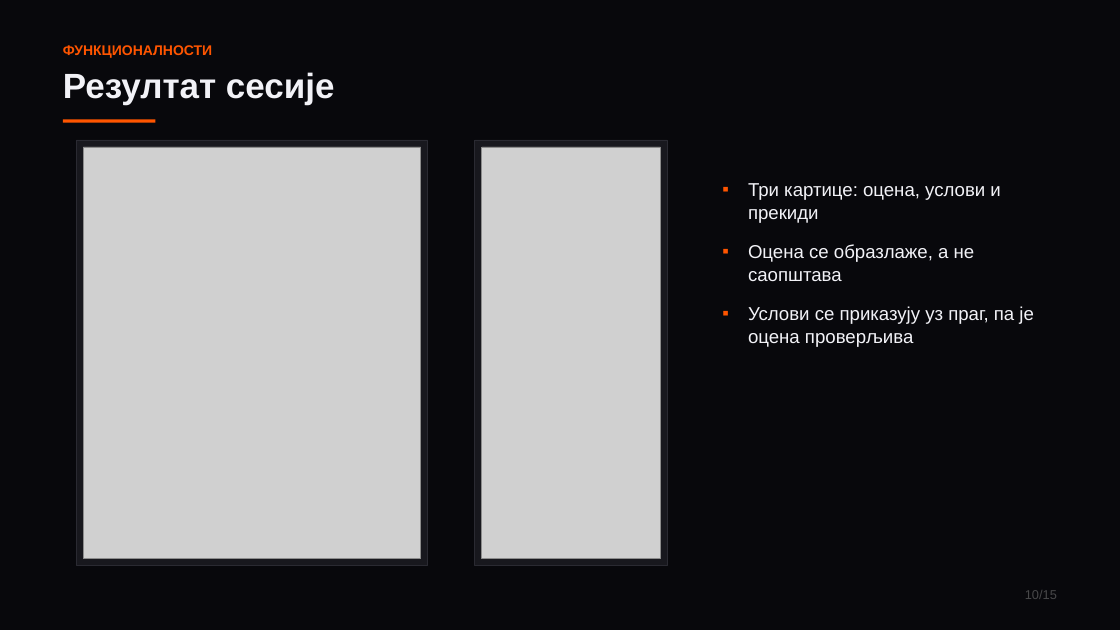
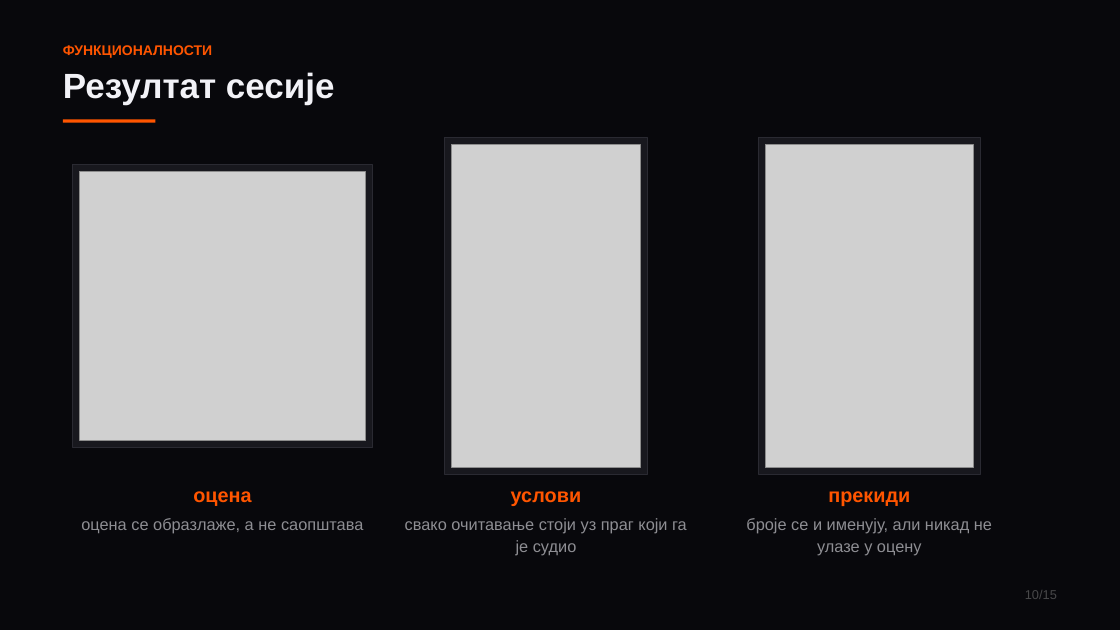
Before and after one commit to grabad1/pmu, a slide deck: slide 10 of rad/FocusGuard-prezentacija.pptx. Drawn at 1120x630 pixels with LibreOffice and Linux fonts; fonts in the diff are those of the drawing; grey boxes stand for pictures. Boxes give left, top, right and bottom in pixels: in the first picture for what was removed or moved away, otherwise in the second. Text is boxed around its words. In the diff, an @@ line names an element or a change of style, - is before the commit and + after.

```diff
--- a/rad/FocusGuard-prezentacija.pptx
+++ b/rad/FocusGuard-prezentacija.pptx
@@ rectangle resized from (x1=475, y1=140, x2=667, y2=566) to (x1=445, y1=138, x2=648, y2=476) @@
@@ picture resized from (x1=482, y1=147, x2=661, y2=559) to (x1=452, y1=145, x2=640, y2=468) @@
@@ rectangle added at (x1=759, y1=138, x2=980, y2=476), fill #18181E, outline #2A2A32 0.75 pt @@
@@ picture added at (x1=766, y1=145, x2=974, y2=468) @@
@@ rectangle resized from (x1=76, y1=140, x2=428, y2=566) to (x1=73, y1=165, x2=373, y2=448) @@
@@ picture resized from (x1=83, y1=147, x2=421, y2=559) to (x1=80, y1=171, x2=365, y2=440) @@
@@ text removed at (x1=748, y1=183, x2=1033, y2=347) @@
-▪ Три картице: оцена, услови и прекиди
-▪ Оцена се образлаже, а не саопштава
-▪ Услови се приказују уз праг, па је оцена проверљива
@@ text added at (x1=81, y1=491, x2=363, y2=534), 14 pt, text #8E8E93 @@
+оцена
+оцена се образлаже, а не саопштава
@@ text added at (x1=405, y1=491, x2=687, y2=556), 14 pt, text #8E8E93 @@
+услови
+свако очитавање стоји уз праг који га је судио
@@ text added at (x1=746, y1=491, x2=992, y2=556), 14 pt, text #8E8E93 @@
+прекиди
+броје се и именују, али никад не улазе у оцену
```
Also in this commit, not shown: 6 other slides changed, 2 slides added, 2 slides removed, 3 other files.
